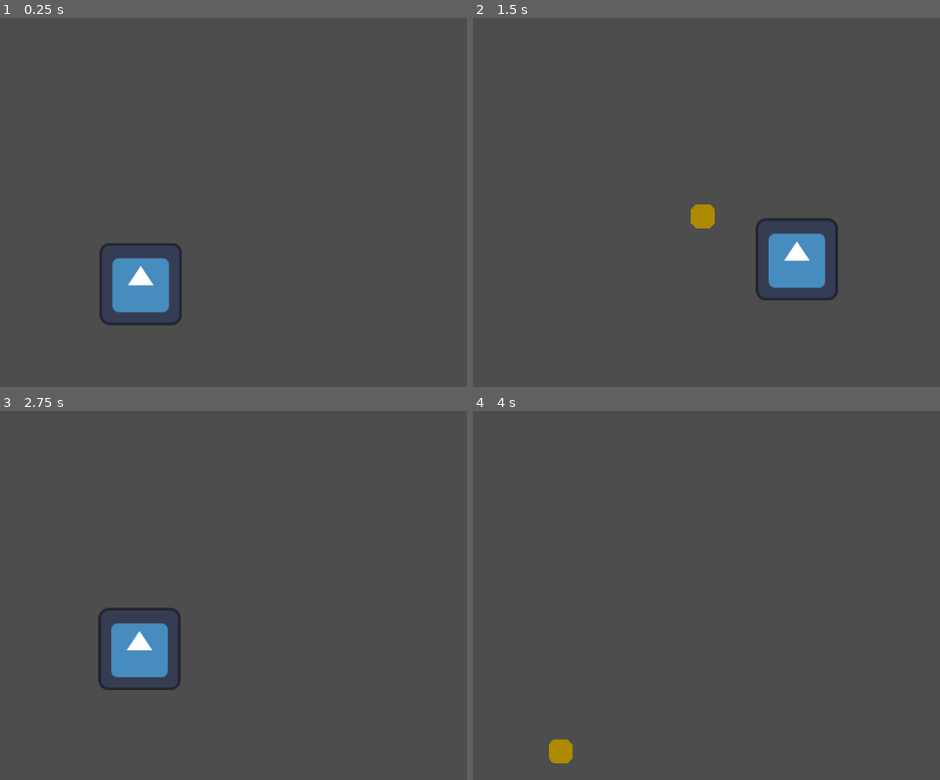
Above: before the commit, frames 1-4 (two rows, left to right).
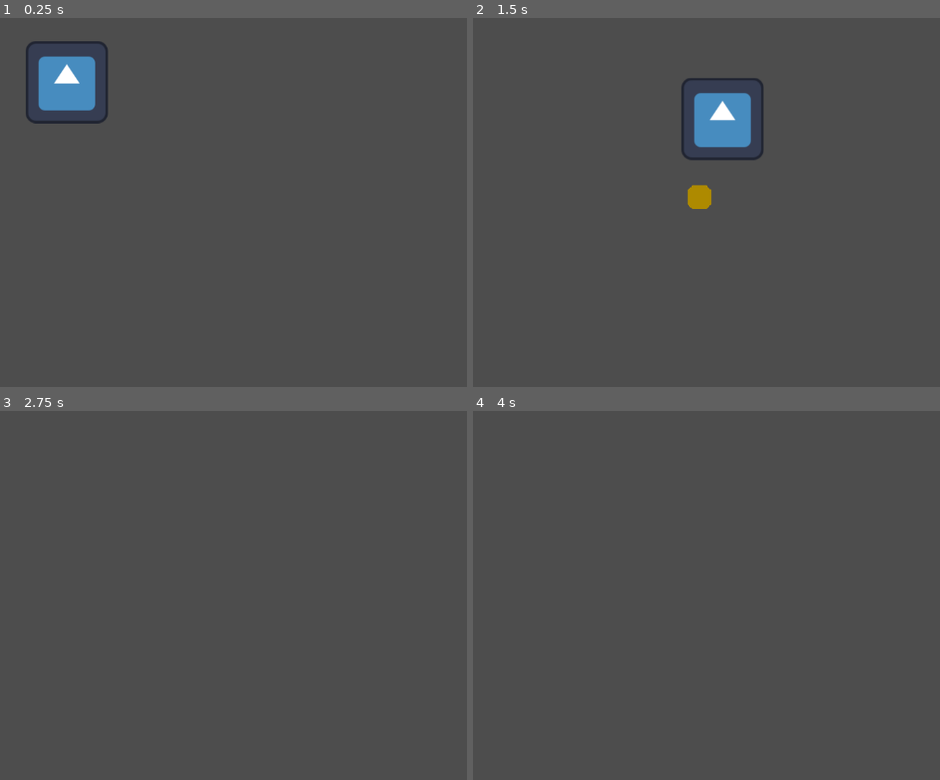
Above: after the commit, the same moments.

Repository: felipebs25/GameJamGamso
Game: Godot game, scene res://world.tscn
The game is run twice, just before and just after one commit, with the same random seed, the same clock (stepped at 60 frames per second) and the same inputs. The engine's default icon, where the game draws it, is replaced by a stand-in: a white triangle on a blue panel in a dark square.
Inputs (mouse positions are in pixels of both pictures, inside the frame that each line leads up to):
- Up to frame 1 (0.25 s): no input
- Up to frame 2 (1.5 s): move the mouse to (outside the picture) at 0.52 s; press the mouse at (outside the picture) at 0.53 s; hold Right (ui_right) from 0.53 s (still down); tap Up (ui_up) at 0.77 s; move the mouse to (697, 198) at 1.27 s; release the mouse at (697, 198) at 1.28 s; click (697, 198) at 1.35 s
- Up to frame 3 (2.75 s): tap Up (ui_up) at 1.52 s; move the mouse to (443, 481) at 2.02 s; release Right (ui_right) at 2.03 s; hold Left (ui_left) from 2.03 s (still down); hold Right mouse button (M2) from 2.03 s (still down); click (443, 481) at 2.3 s
- Up to frame 4 (4 s): move the mouse to (804, 654) at 2.77 s; release Left (ui_left) at 2.78 s; release Right mouse button (M2) at 2.78 s; hold Right (ui_right) from 2.78 s (still down); click (804, 654) at 2.85 s; tap Up (ui_up) at 3.02, 3.77 s; move the mouse to (outside the picture) at 3.52 s; press the mouse at (outside the picture) at 3.53 s

The runs differ from the first frame. In frame 1, 4.6% of the frame differs, in the area x 5-39%, y 6-84%; in frame 2, 5.1%, in the area x 44-79%, y 16-77%; in frame 3, 2.3%; in frame 4, 0.3%.

Commit message:
Puxão_pedrita

Diff:
--- a/game-jam/Scripts/character_body_2d.gd
+++ b/game-jam/Scripts/character_body_2d.gd
@@ -4,11 +4,17 @@
 const SPEED = 300.0
 const JUMP_VELOCITY = -500.0
 var dashing = false
+var atrair = false
+var força_ima = Vector2.ZERO
 
 func _physics_process(delta: float) -> void:
 	# Add the gravity.
 	if not is_on_floor():
 		velocity += get_gravity() * delta
+	if atrair:
+		velocity += força_ima * 1200 * delta
+		velocity -= get_gravity() * delta * 0.7
+		velocity = velocity.limit_length(600)
 
 	# Handle jump.
 	if Input.is_action_just_pressed("ui_up") and is_on_floor():
@@ -16,17 +22,18 @@
 
 	# Get the input direction and handle the movement/deceleration.
 	var direction := Input.get_axis("ui_left", "ui_right")
-	if direction:
-		if is_on_floor():
-			velocity.x = direction * SPEED
-	elif not dashing:
-		if is_on_floor():
-			velocity.x = move_toward(velocity.x, 0, SPEED)
+	if direction and not atrair:
+		velocity.x = direction * SPEED
+	elif not dashing and not atrair:
+		velocity.x = move_toward(velocity.x, 0, SPEED)
+	move_and_slide()
 
-	move_and_slide()
+func atraindo(direc, b):
+		atrair = b
+		força_ima = direc if b else Vector2.ZERO
 
 func ativarDash(direc):
 	dashing = true
-	velocity = direc * 700
-	await get_tree().create_timer(0.6).timeout
+	velocity = direc * 400
+	await get_tree().create_timer(0.5).timeout
 	dashing = false
--- a/game-jam/Scripts/script_pedra.gd
+++ b/game-jam/Scripts/script_pedra.gd
@@ -15,6 +15,8 @@
 
 func _process(delta: float) -> void:
 	if Atração:
+		if Input.is_action_pressed("M1"):
+			atrair()
 		if Input.is_action_pressed("M2"):
 			puxarPedra()
 	else:
@@ -34,6 +36,16 @@
 		maxP = false
 		line_2d.clear_points()
 		Atração = true
+	elif Input.is_action_just_released("M1") and Atração:
+		player.atraindo(0, false)
+
+func atrair():
+	if not is_instance_valid(pedraAtual):
+		Atração = false
+		return
+	var direc = (pedraAtual.global_position - player.global_position).normalized()
+	if pedraAtual.global_position.distance_to(player.global_position) <= 200:
+		player.atraindo(direc, true)
 
 func trajetoria():
 	line_2d.clear_points()
--- a/game-jam/map.tscn
+++ b/game-jam/map.tscn
@@ -14,6 +14,8 @@
 collision_mask = 3
 
 [node name="CollisionShape2D" type="CollisionShape2D" parent="StaticBody2D" unique_id=1370130134]
+position = Vector2(4.7683716e-07, -813)
+rotation = 1.5548358
 shape = SubResource("RectangleShape2D_e6lj2")
 
 [node name="StaticBody2D2" type="StaticBody2D" parent="." unique_id=17903387]
@@ -22,7 +24,18 @@
 collision_mask = 3
 
 [node name="CollisionShape2D" type="CollisionShape2D" parent="StaticBody2D2" unique_id=1437458983]
-position = Vector2(-14, -602)
+position = Vector2(-841, -227)
 shape = SubResource("RectangleShape2D_c7s6e")
 
 [node name="Sprite2D" type="Sprite2D" parent="StaticBody2D2/CollisionShape2D" unique_id=1933051281]
+
+[node name="StaticBody2D3" type="StaticBody2D" parent="." unique_id=1310410217]
+position = Vector2(576, 637)
+collision_layer = 3
+collision_mask = 3
+
+[node name="CollisionShape2D" type="CollisionShape2D" parent="StaticBody2D3" unique_id=1516742163]
+position = Vector2(814, -226)
+shape = SubResource("RectangleShape2D_c7s6e")
+
+[node name="Sprite2D" type="Sprite2D" parent="StaticBody2D3/CollisionShape2D" unique_id=2094425004]
--- a/game-jam/world.tscn
+++ b/game-jam/world.tscn
@@ -7,7 +7,7 @@
 [node name="World" type="Node2D" unique_id=345580365]
 
 [node name="Player" parent="." unique_id=554540368 instance=ExtResource("1_f3sb7")]
-position = Vector2(219, 459)
+position = Vector2(104, 145)
 
 [node name="Map" parent="." unique_id=1681540019 instance=ExtResource("2_fj7yv")]
 
